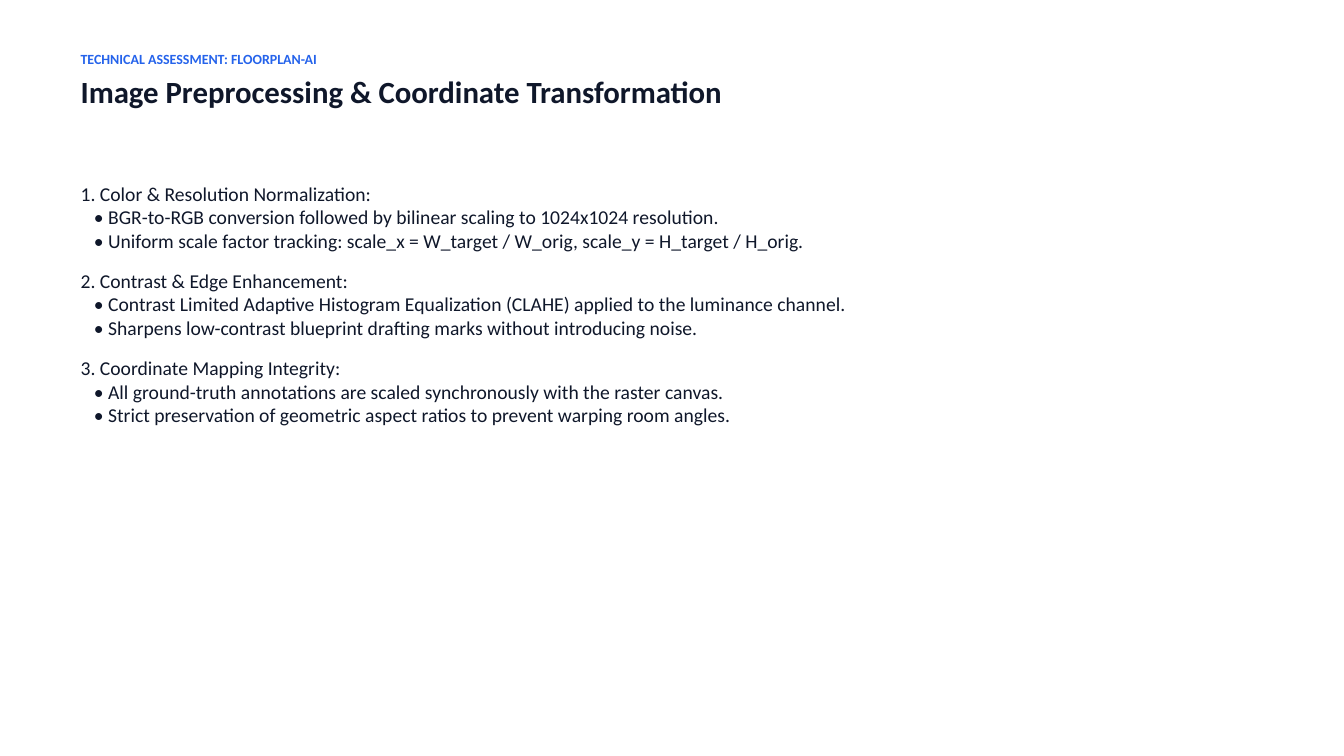
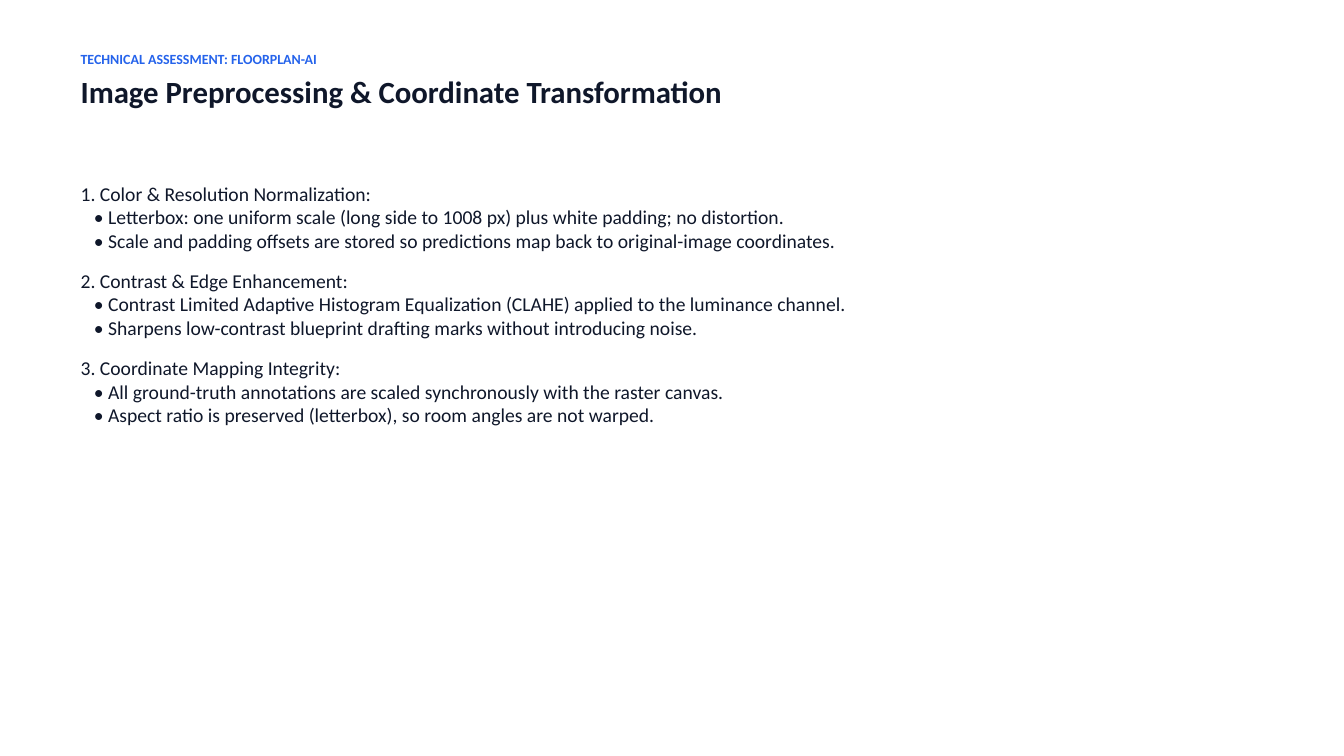
Before and after one commit to sandhiya-1234/FloorPlan-AI, a slide deck: slide 7 of presentation/Floorplan_AI_Assessment.pptx. Drawn at 1344x756 pixels with LibreOffice and Linux fonts; fonts in the diff are those of the drawing. Boxes give left, top, right and bottom in pixels: in the first picture for what was removed or moved away, otherwise in the second. Text is boxed around its words. In the diff, an @@ line names an element or a change of style, - is before the commit and + after.

```diff
--- a/presentation/Floorplan_AI_Assessment.pptx
+++ b/presentation/Floorplan_AI_Assessment.pptx
@@ text at [81,187,835,252]: text changed @@
-1. Color & Resolution Normalization:
-• BGR-to-RGB conversion followed by bilinear scaling to 1024x1024 resolution.
-• Uniform scale factor tracking: scale_x = W_target / W_orig, scale_y = H_target / H_orig.
+1. Color & Resolution Normalization:
+• Letterbox: one uniform scale (long side to 1008 px) plus white padding; no distortion.
+• Scale and padding offsets are stored so predictions map back to original-image coordinates.
@@ text at [81,361,723,426]: text changed @@
-3. Coordinate Mapping Integrity:
-• All ground-truth annotations are scaled synchronously with the raster canvas.
-• Strict preservation of geometric aspect ratios to prevent warping room angles.
+3. Coordinate Mapping Integrity:
+• All ground-truth annotations are scaled synchronously with the raster canvas.
+• Aspect ratio is preserved (letterbox), so room angles are not warped.
```
Also in this commit, not shown: 9 other slides changed, 1 slide added, 1 slide removed, 41 other files.
